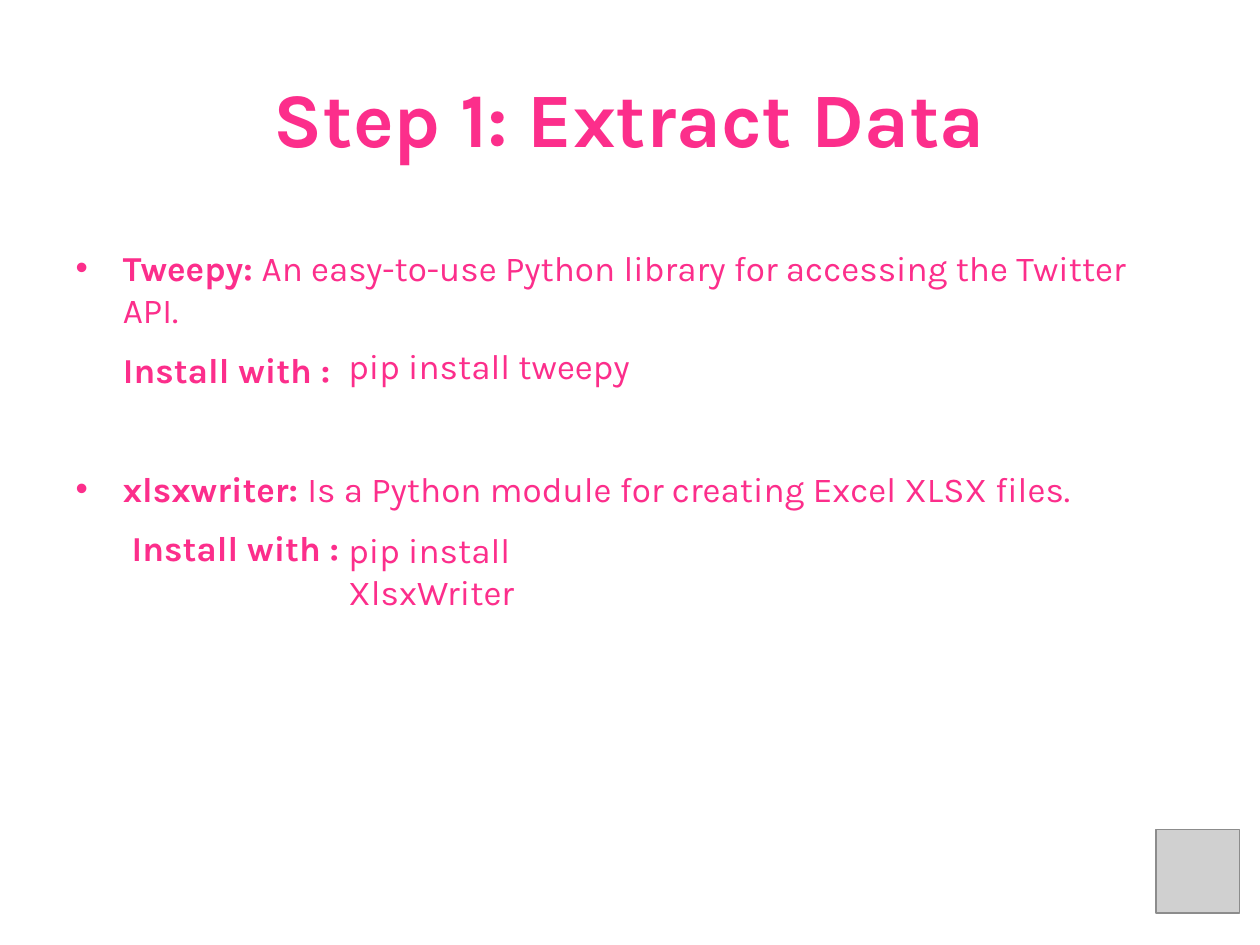
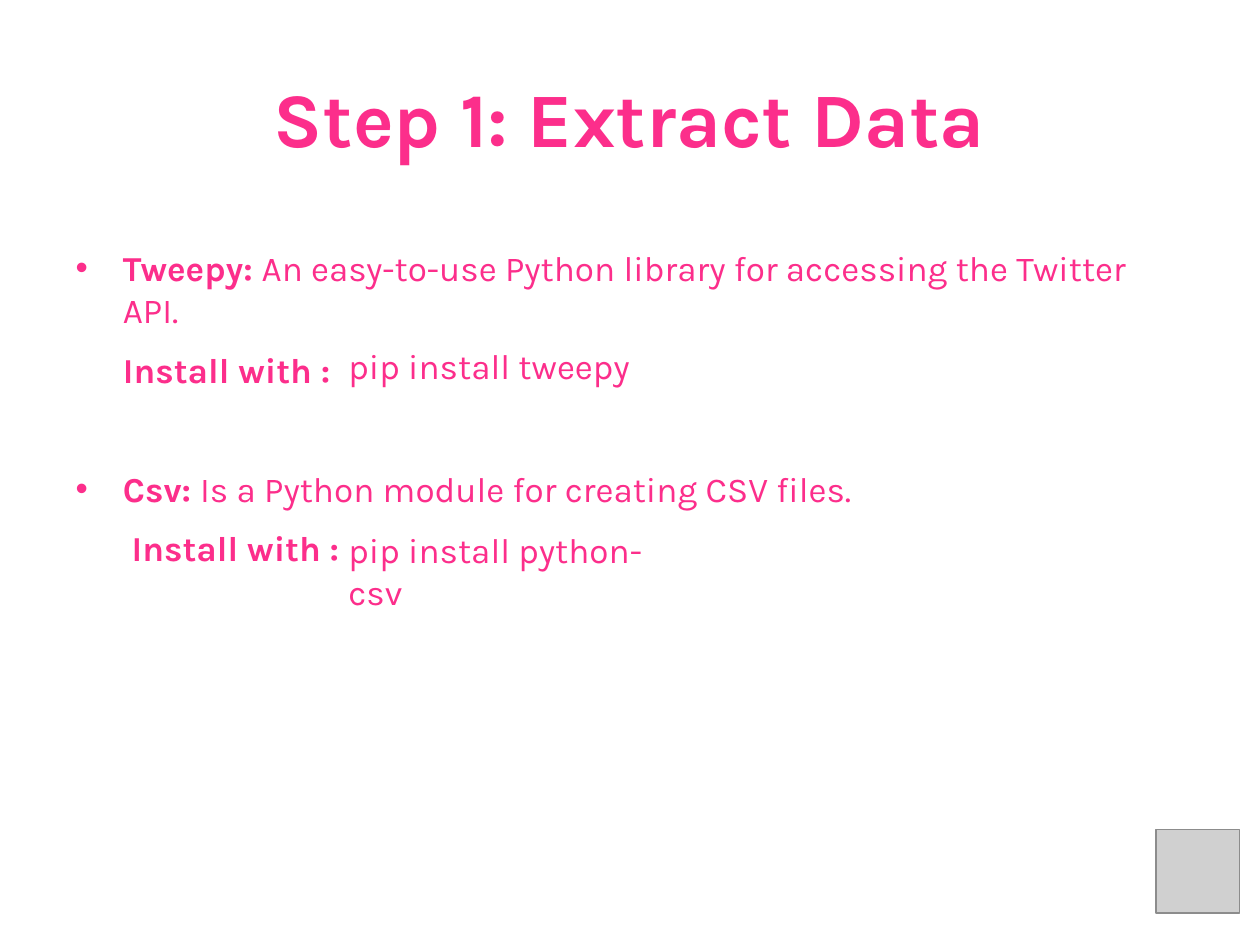
Before and after one commit to ALandazabal/Analisis-de-Sentimiento--Talk, a slide deck: slide 17 of Angelica Landazabal - PyConCo2020.pptx (slide 16 before the commit). Drawn at 1260x945 pixels with LibreOffice and Linux fonts; fonts in the diff are those of the drawing; grey boxes stand for pictures. Boxes give left, top, right and bottom in pixels: in the first picture for what was removed or moved away, otherwise in the second. Text is boxed around its words. In the diff, an @@ line names an element or a change of style, - is before the commit and + after.

```diff
--- a/Angelica Landazabal - PyConCo2020.pptx
+++ b/Angelica Landazabal - PyConCo2020.pptx
@@ text at (123, 478, 851, 511): text changed @@
-• xlsxwriter: Is a Python module for creating Excel XLSX files.
+• Csv: Is a Python module for creating CSV files.
@@ text at (348, 539, 642, 606): text changed @@
-pip install XlsxWriter
+pip install python-csv
```
Also in this commit, not shown: 7 other slides changed, 3 slides added, 4 other files.
